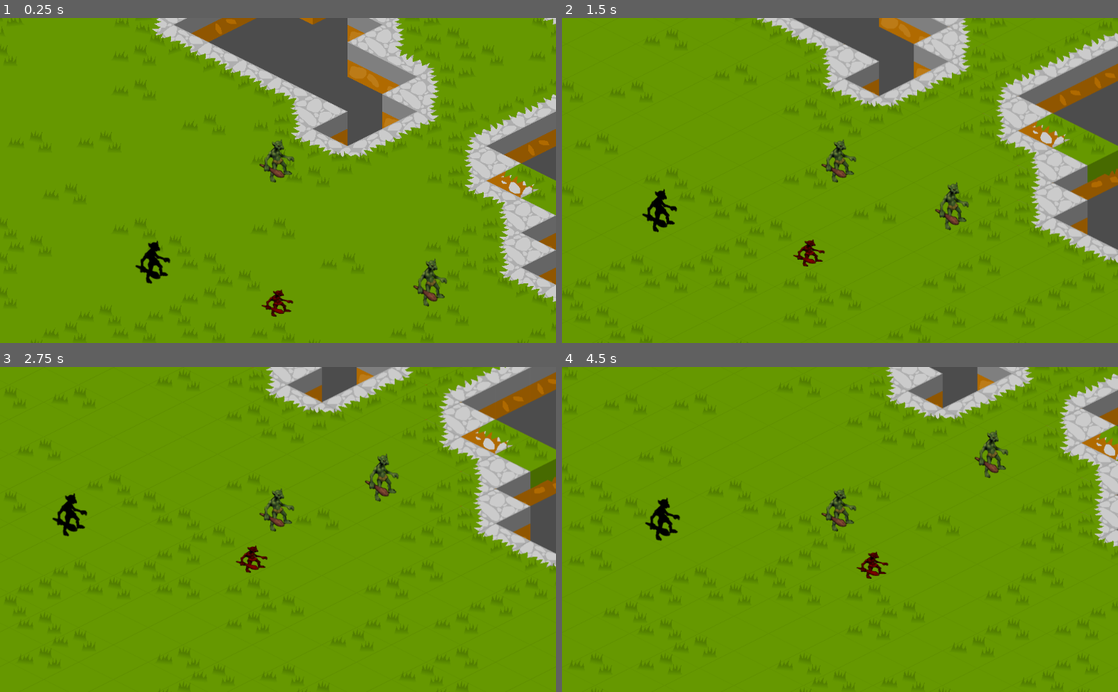
Above: before the commit, frames 1-4 (two rows, left to right).
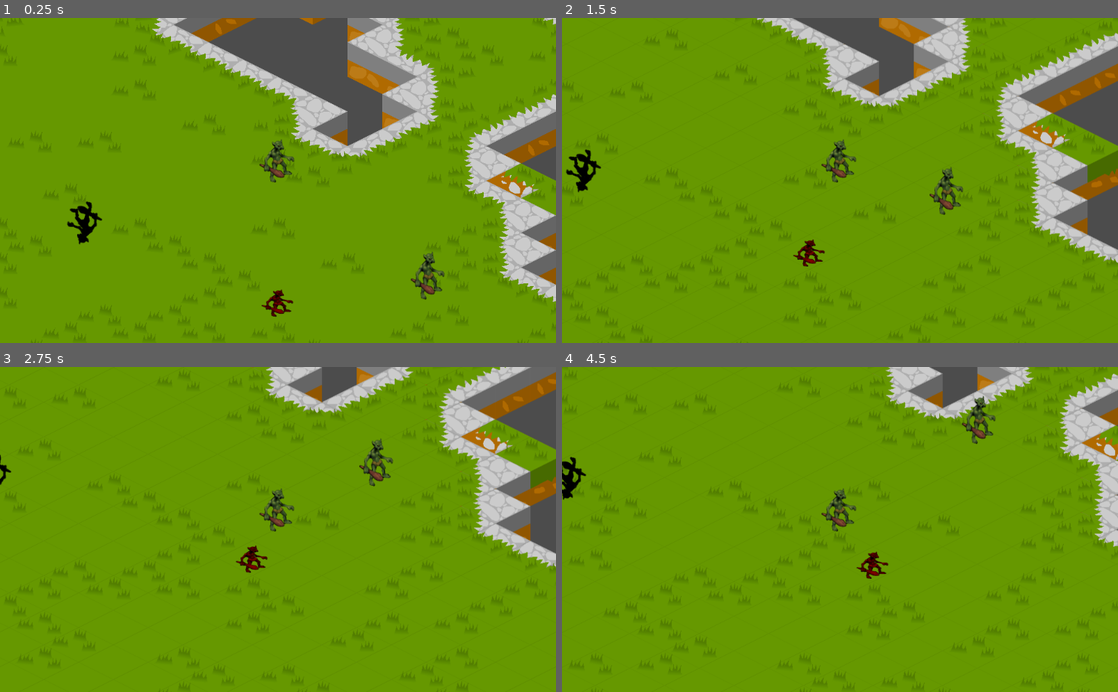
Above: after the commit, the same moments.

Repository: HIqueRS/Motores
Game: Godot game, scene res://TileTeste.tscn
Same seed, same stepped clock (60 frames per second), same inputs: the game is played once before the commit and once after it. This scene is started directly instead of the project's main scene.
Inputs:
- Up to frame 1 (0.25 s): no input
- Up to frame 2 (1.5 s): hold Right (move_right) 0.53-1.28 s; hold Down (move_bottom) 0.53-1.28 s; hold Left (move_left) from 1.28 s (still down); tap Down (move_bottom) at 1.35 s
- Up to frame 3 (2.75 s): release Left (move_left) at 2.03 s; hold Right (move_right) from 2.03 s (still down); hold Down (move_bottom) from 2.03 s (still down)
- Up to frame 4 (4.5 s): release Right (move_right) at 2.78 s; release Down (move_bottom) at 2.78 s; hold Up (move_up) 2.78-3.53 s; tap Down (move_bottom) at 2.85, 4.35 s; hold Down (move_bottom) 3.53-4.28 s; hold Left (move_left) from 3.53 s (still down)

The runs differ from the first frame. In frame 1, 1.2% of the frame differs, in the area x 12-81%, y 56-89%; in frame 2, 1.3%; in frame 3, 1.0%; in frame 4, 1.4%, in the area x 0-81%, y 8-54%.
Error after the commit: Parse Error: Variable "Path" shadows a native class. (res://KinematicBody2D.gd:8)

Commit message:
Enemy follow
now enemy rotate on path, follow player on collision with raycast and if not collide he just follow his path

Diff:
--- a/2D_Isometric_Demo/KinematicBody2D.gd
+++ b/2D_Isometric_Demo/KinematicBody2D.gd
@@ -5,6 +5,7 @@
 onready var raycast = $RayCast2D
 
 onready var player = get_node("../../../../troll")
+onready var Path = get_node("../Sprite")
 
 func _physics_process(delta):
 	if player == null:
@@ -17,7 +18,14 @@
 	if raycast.is_colliding():
 		var coll = raycast.get_collider()
 		if coll.name == "troll":
+			#seta andar no path false
+			Path.top = false
 			var vec_to_player = player.global_position - global_position
 			vec_to_player = vec_to_player.normalized()
 			global_rotation = atan2(vec_to_player.y, vec_to_player.x)
 			move_and_collide(vec_to_player * MOVE_SPEED * delta)
+			#else seta andar no path true
+		else:
+			Path.top = true
+	else:
+		Path.top = true
--- a/2D_Isometric_Demo/Sprite.gd
+++ b/2D_Isometric_Demo/Sprite.gd
@@ -5,12 +5,10 @@
 
 # Called when the node enters the scene tree for the first time.
 func _ready():
+	top = true
 	set_physics_process(true)
 
 func _physics_process(delta):
-	if Input.is_action_pressed("move_up"):
-		top = false
-	if Input.is_action_pressed("move_bottom"):
-		top = true
+
 	if top :
 		get_parent().set_offset(get_parent().get_offset() +(50*delta))
--- a/2D_Isometric_Demo/TileTeste.tscn
+++ b/2D_Isometric_Demo/TileTeste.tscn
@@ -1,11 +1,12 @@
-[gd_scene load_steps=79 format=2]
+[gd_scene load_steps=80 format=2]
 
 [ext_resource path="res://basic_ground_tiles.png" type="Texture" id=1]
 [ext_resource path="res://troll.tscn" type="PackedScene" id=2]
 [ext_resource path="res://Colision.tscn" type="PackedScene" id=3]
-[ext_resource path="res://path.tscn" type="PackedScene" id=4]
+[ext_resource path="res://Sprite.gd" type="Script" id=4]
 [ext_resource path="res://KinematicBody2D.gd" type="Script" id=5]
 [ext_resource path="res://troll.png" type="Texture" id=6]
+[ext_resource path="res://path.tscn" type="PackedScene" id=7]
 
 [sub_resource type="ConvexPolygonShape2D" id=1]
 points = PoolVector2Array( 0, 0, 32, 0, 32, 32, 0, 32 )
@@ -860,14 +861,25 @@
 [node name="colisor" parent="." instance=ExtResource( 3 )]
 position = Vector2( -4.41068, 161.891 )
 
-[node name="Node2D" parent="." instance=ExtResource( 4 )]
-
-[node name="Path2D" parent="Node2D" index="0"]
+[node name="Node2D" type="Node2D" parent="."]
+position = Vector2( -616.318, -112.918 )
+
+[node name="Path2D" type="Path2D" parent="Node2D"]
+position = Vector2( 239.86, 22.6825 )
+scale = Vector2( 0.964678, 1.11356 )
 curve = SubResource( 70 )
 
-[node name="KinematicBody2D" type="KinematicBody2D" parent="Node2D/Path2D/PathFollow2D" index="1"]
+[node name="PathFollow2D" type="PathFollow2D" parent="Node2D/Path2D"]
+position = Vector2( 34.5686, 97.1545 )
+rotation = -3.08937
+
+[node name="Sprite" type="Sprite" parent="Node2D/Path2D/PathFollow2D"]
+position = Vector2( 1.28424, -6.64639 )
+script = ExtResource( 4 )
+
+[node name="KinematicBody2D" type="KinematicBody2D" parent="Node2D/Path2D/PathFollow2D"]
 editor/display_folded = true
-position = Vector2( -981.269, -167.916 )
+position = Vector2( -0.695892, 1.86728 )
 rotation = -0.0192284
 scale = Vector2( 1.03662, 0.898021 )
 script = ExtResource( 5 )
@@ -894,6 +906,4 @@
 curve = SubResource( 72 )
 
 
-[editable path="Node2D"]
-
 [editable path="Node2D2"]
Not shown: 1 places in 2D_Isometric_Demo/TileTeste.tscn that only renumber resources
